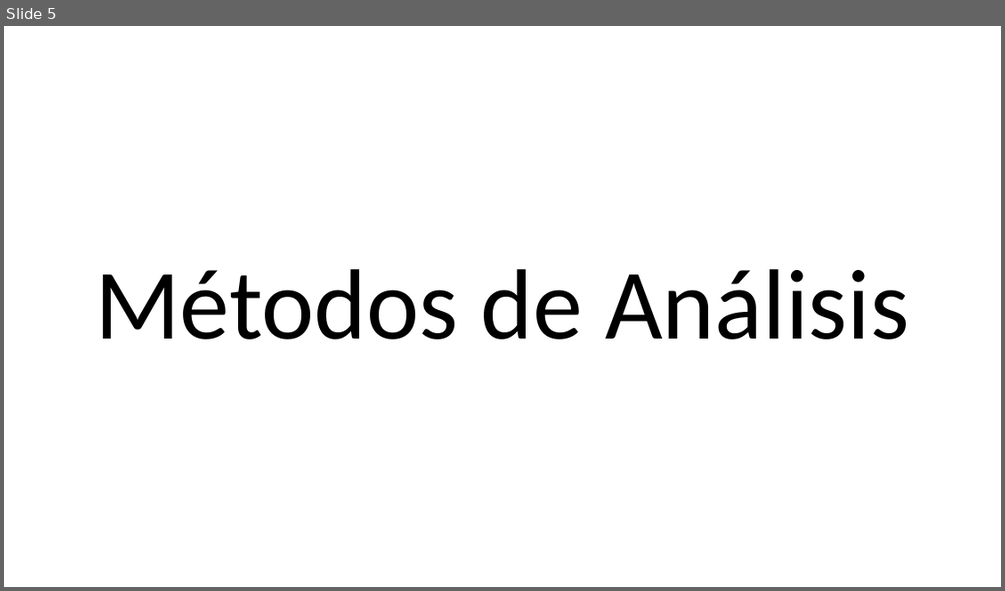
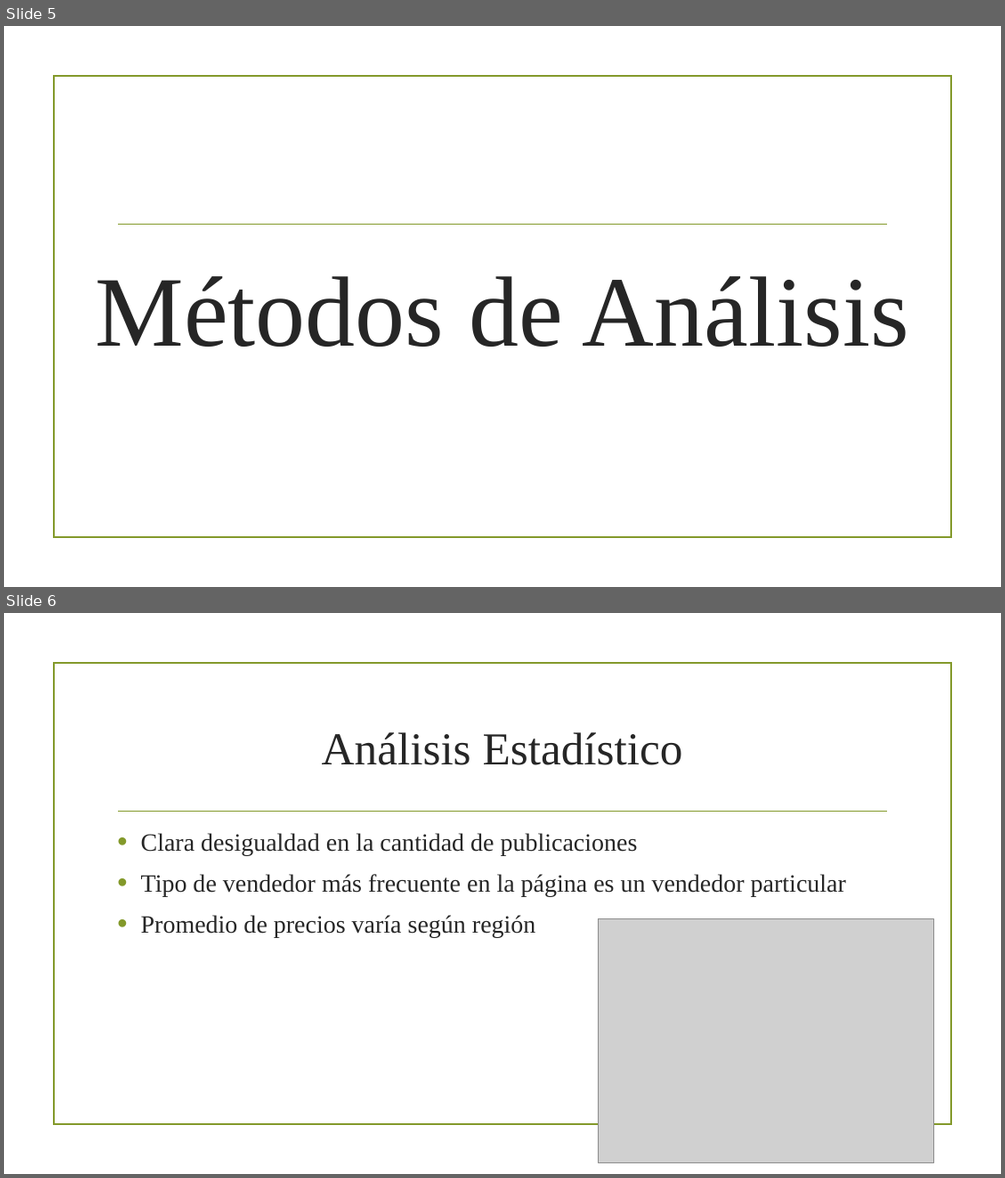
Before and after one commit to AlonsoCasanova/Proyecto-IMT2200, a slide deck: presentacion.pptx. Shown one above the other, each under a label of ours: slide 5 before the commit, slides 5 and 6 after it. The pictures are 1005x591 and 1005x1178 pixels, drawn with LibreOffice and Linux fonts; fonts in the diff are those of the drawing; grey boxes stand for pictures; background and template pictures are left out. Boxes give left, top, right and bottom in pixels: in the first picture for what was removed or moved away, otherwise in the second. Text is boxed around its words. In the diff, an @@ line names an element or a change of style, - is before the commit and + after.

```diff
--- a/presentacion.pptx
+++ b/presentacion.pptx
@@ slide 6 added at box(4, 613, 1001, 1174), background picture (left out); not listed: 2 template elements that a slide beside it also shows @@
@@ title added at box(322, 732, 683, 765), 44 pt, text #262626 @@
+Análisis Estadístico
@@ text added at box(141, 833, 846, 938), 24 pt, text #262626 @@
+• Clara desigualdad en la cantidad de publicaciones
+• Tipo de vendedor más frecuente en la página es un vendedor particular
+• Promedio de precios varía según región
@@ picture added at box(599, 919, 933, 1163) @@
@@ slide 5 changed as well @@
@@ rectangle added at box(53, 76, 951, 538), outline #83992A 1.25 pt @@
@@ line added from (119, 224) to (887, 224), #83992A 1.25 pt @@
@@ title "Métodos de Análisis" at box(96, 276, 909, 346): font Calibri to Times New Roman, text colour #000000 to #262626; line spacing 0.9 to 1 @@
```
Also in this commit, not shown: 6 other slides changed, 1 other slide added, 1 slide removed, 4 other files.
